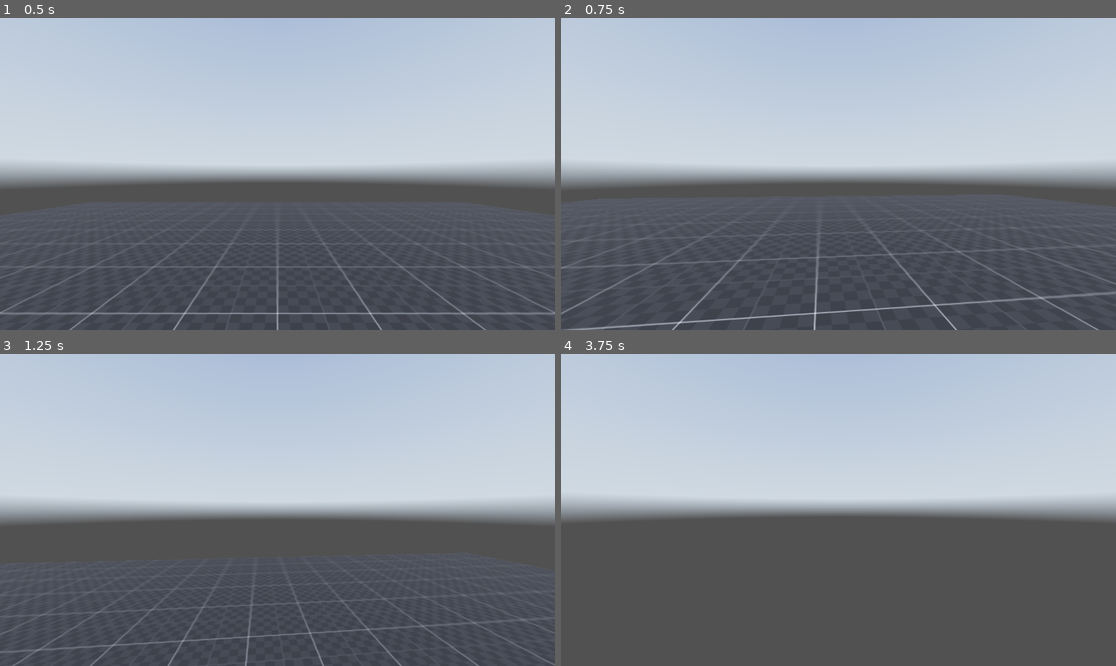
Above: before the commit, frames 1-4 (two rows, left to right).
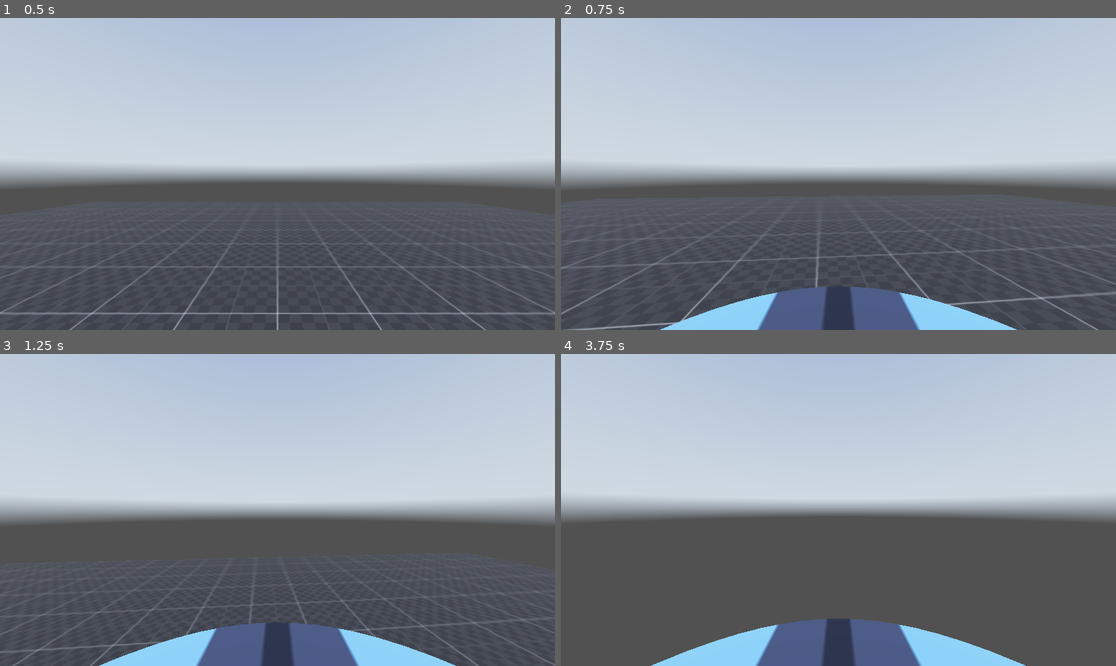
Above: after the commit, the same moments.

Repository: brubster/wolfspider
Game: Godot game, scene res://prototype.tscn
The game is run twice, just before and just after one commit, with the same random seed, the same clock (stepped at 60 frames per second) and the same inputs. The engine's default icon, where the game draws it, is replaced by a stand-in: a white triangle on a blue panel in a dark square. A sky picture missing from this copy of the repository is replaced by a grey-blue gradient.
Inputs (mouse positions are in pixels of both pictures, inside the frame that each line leads up to):
- Up to frame 1 (0.5 s): no input
- Up to frame 2 (0.75 s): tap Enter at 0.5 s; move the mouse to (866, 174) at 0.52 s; hold W (move_forward) from 0.53 s (still down); hold C (crouch) from 0.53 s (still down)
- Up to frame 3 (1.25 s): keep holding W (move_forward); keep holding C (crouch); tap Space (jump) at 0.77 s
- Up to frame 4 (3.75 s): keep holding W (move_forward); move the mouse to (810, 510) at 1.27 s; release C (crouch) at 1.28 s; tap C (crouch) at 1.35, 2.3, 2.85 s; tap Space (jump) at 1.52, 3.02, 3.5 s; move the mouse to (849, 503) at 2.02 s; hold Shift (sprint) 2.03-2.78 s; move the mouse to (832, 516) at 2.77 s; move the mouse to (877, 513) at 3.52 s; hold C (crouch) from 3.53 s (still down)

Frame 1 is identical in both runs. In frame 2, 5.4% of the frame differs, in the area x 7-97%, y 85-100%; in frame 3, 5.4%; in frame 4, 6.6%, in the area x 16-84%, y 84-100%.

Commit message:
Change player collider's shape rather than scale, add/edit code comments

Diff:
--- a/src/player/camera_interpolation.gd
+++ b/src/player/camera_interpolation.gd
@@ -1,6 +1,10 @@
 extends Camera3D
+## Transform interpolation for the first-person camera
+##
+## Ensures smooth movement and rotation, even when engine FPS is not divisible
+## by physics ticks per second. (i.e. 144hz monitor, 60 physics UPS)
+
 @export var follow_target: NodePath
-
 
 var target: Node3D
 var update: bool
@@ -10,9 +14,9 @@
 
 func _ready():
 	set_as_top_level(true)
-	target = get_node_or_null(follow_target)
+	target = get_node_or_null(follow_target) as Node3D
 	if target == null:
-		target = get_parent()
+		target = get_parent() as Node3D
 	global_transform = target.global_transform
 
 	gt_prev = target.global_transform
--- a/src/player/player.gd
+++ b/src/player/player.gd
@@ -1,8 +1,11 @@
+class_name Player
 extends CharacterBody3D
-
+## Self-contained player script
+##
+## Handles control input and player movement.
+## TODO: player/weapon logic?
 
 # TODO: Camera "jitter" when crouching mid-air
-
 
 @export_group("Controls")
 @export var AUTO_BHOP: bool = false
@@ -18,22 +21,18 @@
 @export var FRICTION: float = 7.0
 @export_subgroup("Air")
 @export var GRAVITY: float = 15.34
-#@export var JUMP_IMPULSE: float = sqrt(2 * GRAVITY * 0.85)
 @export var JUMP_IMPULSE: float = sqrt(2 * GRAVITY * 0.93)
-
 
 @onready var camera_pivot := %CameraPivot as Node3D
 @onready var collider := $Collider as CollisionShape3D
 @onready var uncrouch_shapecast := $UncrouchShapecast as ShapeCast3D
 @onready var mesh := $Mesh as MeshInstance3D
 
-
 # Input variables
 var _wish_dir: Vector3
 var _wish_jump: bool
 var _wish_sprint: bool
 var _wish_crouch: bool
-
 
 # State
 # -- TODO: Mainly for tracking animation to play? Idk
@@ -51,11 +50,15 @@
 
 
 func _ready() -> void:
-	Input.set_use_accumulated_input(false)  # TODO: https://yosoyfreeman.github.io/article/godot/tutorial/achieving-better-mouse-input-in-godot-4-the-perfect-camera-controller
+	Input.set_use_accumulated_input(false)  # https://yosoyfreeman.github.io/article/godot/tutorial/achieving-better-mouse-input-in-godot-4-the-perfect-camera-controller
 
 	Input.set_mouse_mode(Input.MOUSE_MODE_CAPTURED)
 	self.floor_constant_speed = true  # Make player move at constant speed up slopes
 	self.floor_snap_length = 0.1  # Default value
+
+
+func _exit_tree() -> void:
+	Input.set_use_accumulated_input(true)  # Turn accumulated input back on when player is not instantiated to reduce CPU load
 
 
 func _unhandled_input(event: InputEvent) -> void:
@@ -74,14 +77,14 @@
 		crouch(delta)
 	#elif _is_crouched:
 	else:  # TODO: should only be called when ACTUALLY crouched, but this is needed to prevent partially crouching and not uncrouching automatically (due to the scuffed crouch() function)
-		try_uncrouch()
+		try_uncrouch(delta)
 
 	_process_movement(delta)
 
 
 func _process_input() -> void:
 	# Movement direction
-	var input_dir: Vector2 = Input.get_vector(&"move_left", &"move_right", \
+	var input_dir: Vector2 = Input.get_vector(&"move_left", &"move_right",
 			&"move_forward", &"move_backward")
 	_wish_dir = (transform.basis * Vector3(input_dir.x, 0.0, input_dir.y)).normalized()
 
@@ -125,15 +128,15 @@
 
 
 func crouch(delta: float) -> void:
-	if collider.scale.y <= 0.5:
+	if collider.shape.height <= 0.8:
 		_is_crouched = true
 		return
 
-	collider.scale.y -= 5.0 * delta  # 1.8m * 5% = 0.09
-	collider.scale.y = clampf(collider.scale.y, 0.5, 1.0)
+	collider.shape.height -= 7.0 * delta
+	collider.shape.height = clampf(collider.shape.height, 0.8, 1.6)
 
-	mesh.scale.y -= 5.0 * delta
-	mesh.scale.y = clampf(mesh.scale.y, 0.5, 1.0)
+	mesh.mesh.height -= 7.0 * delta
+	mesh.mesh.height = clampf(mesh.mesh.height, 0.8, 1.6)
 
 	#if is_on_floor():
 	#	move_and_collide(Vector3(0.0, -0.5 * delta, 0.0))
@@ -142,12 +145,12 @@
 
 
 # Returns a boolean whether the player can uncrouch or not
-func try_uncrouch() -> bool:
+func try_uncrouch(_delta: float) -> bool:
 	if uncrouch_shapecast.is_colliding():
 		return false
 	else:
-		collider.scale.y = 1.0
-		mesh.scale.y = 1.0
+		collider.shape.height = 1.6
+		mesh.mesh.height = 1.6
 		#move_and_collide(Vector3(0.0, 0.1, 0.0))
 		_is_crouched = false
 		return true
@@ -182,7 +185,7 @@
 	return accelerate(MAX_VELOCITY_AIR, delta)
 
 
-func get_max_speed_ground() -> float:  # TODO
+func get_max_speed_ground() -> float:  # TODO: can this design be improved?
 	if Input.is_action_pressed(&"crouch"):
 		return MAX_VELOCITY_CROUCH
 	return MAX_VELOCITY_SPRINT if _wish_sprint else MAX_VELOCITY_WALK
--- a/src/player/player.tscn
+++ b/src/player/player.tscn
@@ -39,7 +39,6 @@
 
 [node name="Camera" type="Camera3D" parent="CameraPosition/CameraPivot"]
 physics_interpolation_mode = 2
-cull_mask = 1048573
 fov = 80.0
 script = ExtResource("3_g1dw6")
 follow_target = NodePath("..")
--- a/src/project.godot
+++ b/src/project.godot
@@ -24,43 +24,43 @@
 [input]
 
 move_forward={
-"deadzone": 0.0,
+"deadzone": 0.2,
 "events": [Object(InputEventKey,"resource_local_to_scene":false,"resource_name":"","device":-1,"window_id":0,"alt_press …(192 unchanged characters)…
 ]
 }
 move_backward={
-"deadzone": 0.0,
+"deadzone": 0.2,
 "events": [Object(InputEventKey,"resource_local_to_scene":false,"resource_name":"","device":-1,"window_id":0,"alt_press …(192 unchanged characters)…
 ]
 }
 move_left={
-"deadzone": 0.0,
+"deadzone": 0.2,
 "events": [Object(InputEventKey,"resource_local_to_scene":false,"resource_name":"","device":-1,"window_id":0,"alt_press …(191 unchanged characters)…
 ]
 }
 move_right={
-"deadzone": 0.0,
+"deadzone": 0.2,
 "events": [Object(InputEventKey,"resource_local_to_scene":false,"resource_name":"","device":-1,"window_id":0,"alt_press …(192 unchanged characters)…
 ]
 }
 sprint={
-"deadzone": 0.0,
+"deadzone": 0.2,
 "events": [Object(InputEventKey,"resource_local_to_scene":false,"resource_name":"","device":-1,"window_id":0,"alt_press …(195 unchanged characters)…
 ]
 }
 crouch={
-"deadzone": 0.0,
+"deadzone": 0.2,
 "events": [Object(InputEventKey,"resource_local_to_scene":false,"resource_name":"","device":-1,"window_id":0,"alt_press …(191 unchanged characters)…
 , Object(InputEventKey,"resource_local_to_scene":false,"resource_name":"","device":-1,"window_id":0,"alt_pressed":false …(186 unchanged characters)…
 ]
 }
 jump={
-"deadzone": 0.0,
+"deadzone": 0.2,
 "events": [Object(InputEventKey,"resource_local_to_scene":false,"resource_name":"","device":-1,"window_id":0,"alt_press …(191 unchanged characters)…
 ]
 }
 debug_quit={
-"deadzone": 0.0,
+"deadzone": 0.2,
 "events": [Object(InputEventKey,"resource_local_to_scene":false,"resource_name":"","device":-1,"window_id":0,"alt_press …(195 unchanged characters)…
 ]
 }
